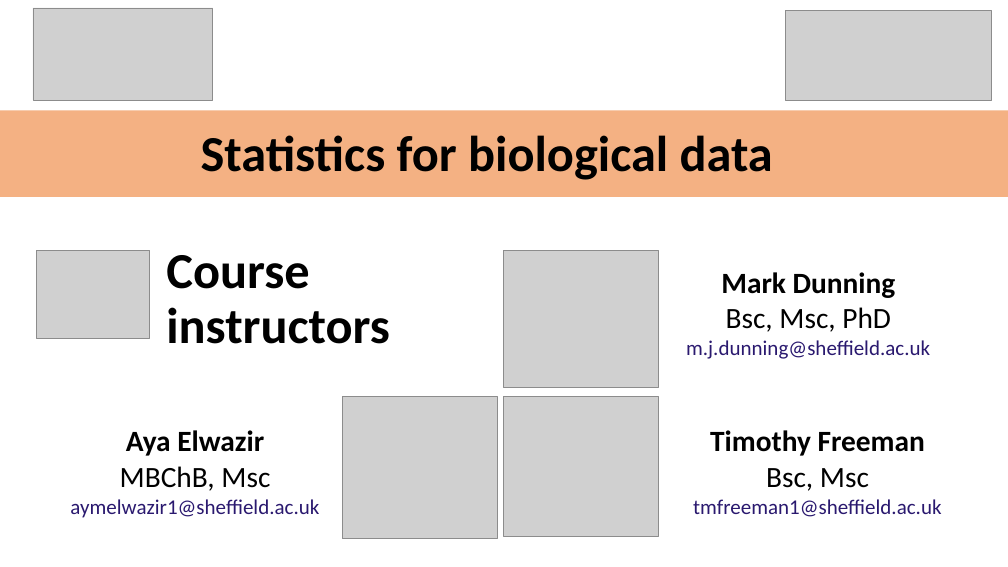
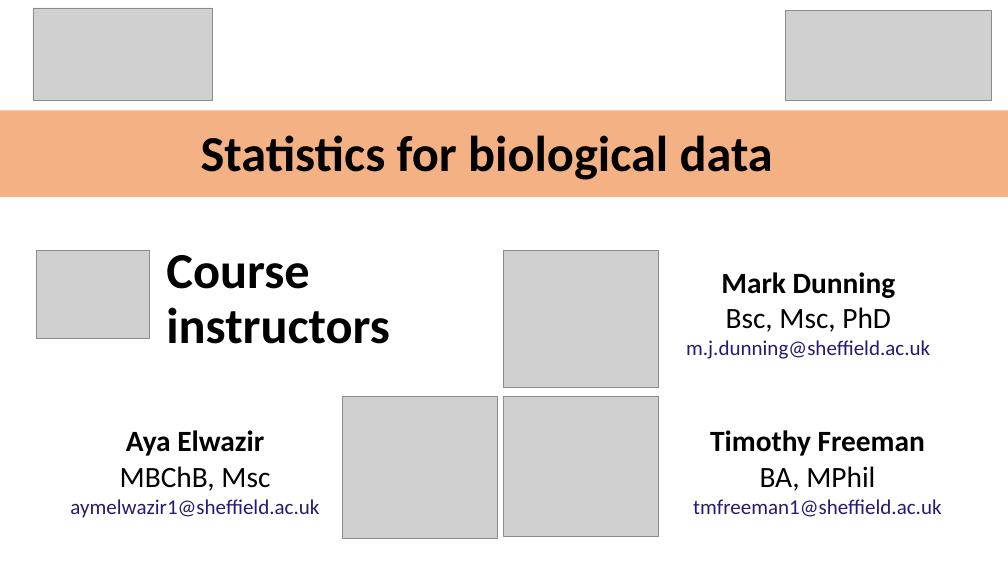
Before and after one commit to sheffield-bioinformatics-core/stats-in-r, a slide deck: slide 2 of Introduction.pptx. Drawn at 1008x567 pixels with LibreOffice and Linux fonts; fonts in the diff are those of the drawing; grey boxes stand for pictures. Boxes give left, top, right and bottom in pixels: in the first picture for what was removed or moved away, otherwise in the second. Text is boxed around its words. In the diff, an @@ line names an element or a change of style, - is before the commit and + after.

```diff
--- a/Introduction.pptx
+++ b/Introduction.pptx
@@ text at [760,466,875,491]: text changed @@
-Bsc, Msc
+BA, MPhil
```
